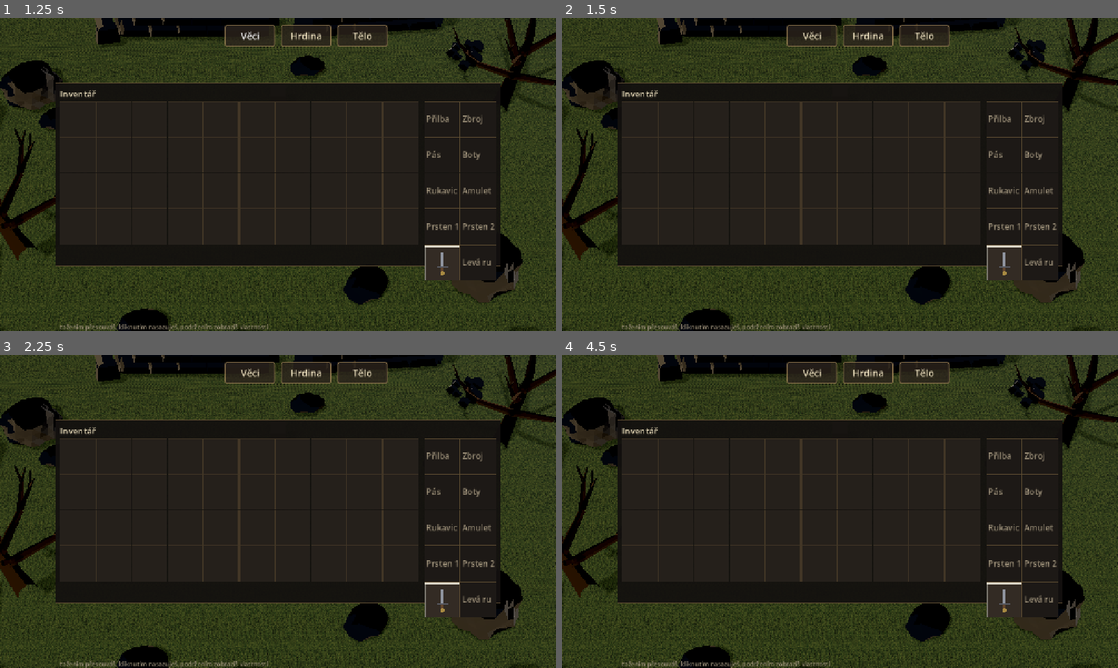
Above: before the commit, frames 1-4 (two rows, left to right).
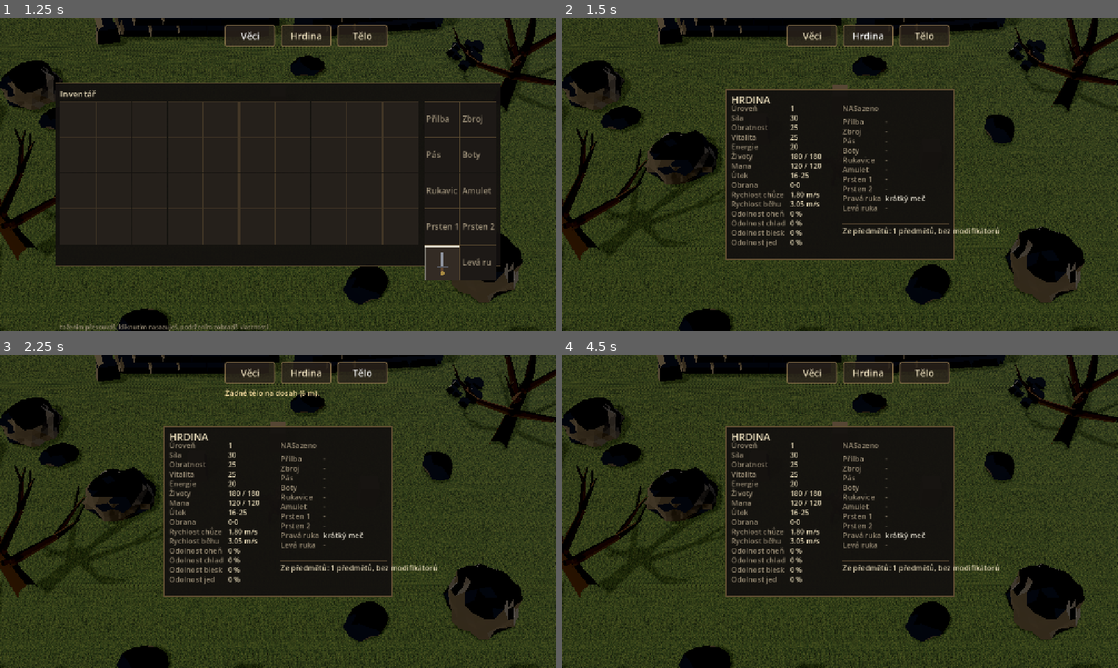
Above: after the commit, the same moments.

Repository: jankoznar94/dark-story
Game: Godot game, scene res://scenes/main.tscn
The game is run twice, just before and just after one commit, with the same random seed, the same clock (stepped at 60 frames per second) and the same inputs.
Inputs (mouse positions are in pixels of both pictures, inside the frame that each line leads up to):
- Up to frame 1 (1.25 s): click "Věci" at 0.5 s
- Up to frame 2 (1.5 s): click "Hrdina" at 1.25 s
- Up to frame 3 (2.25 s): click "Tělo" at 2 s
- Up to frame 4 (4.5 s): tap Enter at 2.75, 4.25 s; drag from (840, 511) to (895, 442) at 2.77 s; tap Space (attack) at 3.5 s; drag from (728, 527) to (812, 574) at 3.52 s; move the mouse to (895, 442) at 4.27 s; hold D (move_right) from 4.28 s (still down); tap 1 (potion) at 4.35 s; click (895, 442) at 4.42 s

Frame 1 is identical in both runs. In frame 2, 22% of the frame differs, in the area x 10-90%, y 4-100%; in frame 3, 22%; in frame 4, 22%.

Commit message:
Panely se daji zavrit: tlacitka nad panelem, zadny fullscreen z tapu do hry
Jan: "otevreni jakyhokoliv okna z horni nabidky zasekne hru". Zmereno v realnem
prohlizeci na nasazenem buildu: okno se OTEVRELO a pak uz neslo zavrit - druhy
klik na "Veci" se nikdy nedostal na tlacitko - a hra pritom normalne bezela dal
(fps se nemenilo). Odtud "zamrznuti": na obrazovce se neda nic delat.

Tri priciny, kazda merena:

1. Panel lezel NAD svym vlastnim zaviraciho tlacitkem. inventory_ui, stat_panel
   i loot_panel se do HUD pridavaji AZ PO tlacitkach a jsou to celoobrazovkove
   Controly s mouse_filter = STOP, takze spolkly tap, ktery je mel zavrit.
   _apply_panel_state() je proto pri otevrenem panelu vytahne navrch (move_child),
   takze na poradi pridavani nezalezi a novy panel to spravuje sam. Toast taky -
   "Zavri napred inventar" se kreslil POD panelem, takze i vysvetleni bylo neviditelne.

2. Prvni tap kdekoliv ve hre prepinal prohlizec do fullscreenu (web_shell.html
   poslouchal prvni pointerdown). Tap na "Hrdina" tim zmenil viewport, HUD se
   preskladal a tlacitka se posunula pod prstem. Odebranno - fullscreen zustava
   na viditelnem tlacitku, na iOS pres "Pridat na plochu".

3. inventory_ui si rect pocitalo az v _draw(); tap muze dorazit ve stejnem snimku,
   kdy se okno otevrelo (a v --headless se _draw nevola vubec). Nyni layout_now()
   pri otevreni, stejne jako to uz delal loot_panel.

Overeni:
- test_panels 65/65 PASS, vcetne nove sekce na Z-ORDER (index tlacitka > index
  panelu). Dokazano, ze umi selhat: s vracenym move_child padne ("stats_button 7,
  panel 17"). Sekce zaroven dokumentuje, ze push_input v --headless GUI eventy
  nedorucuje, takze se tvari jako fail instrumentu, ne hry.
- cely headless suite PASS (attack, controls, weapon, walk_retime, fight,
  wall_escape, autotarget, locomotion_slide, inventory, panels, scripts_load)
- novy tools/web_panel_click.py: realny prohlizec, klik na DOLNI cast tlacitka
  (kde panel hranici prekryva), meri tmavost stredu obrazovky a fps.
  Vysledek: Veci 0.769 -> 0.948 -> 0.770; Hrdina 0.769 -> 0.855 -> 0.770.
  Klika se na stred = falesne OK i na rozbity build, proto ta spodni cast.

Dve pasti, ktere staly tuhle session, zapsane v nastroji:
- Service worker servíruje STARY build: po exportu prohlizec dal bezel predchozi
  index.pck a vsechna mereni popisovala kod, ktery v repu neni. Nastroj proto
  vypina cache i service worker (Page.setBypassServiceWorker + setCacheDisabled).
- WebGL canvas se necte pres drawImage bez preserveDrawingBuffer (vraci prazdny
  buffer); jediny poctivy zdroj pixelu je CDP screenshot.

Diff:
--- a/scripts/hud.gd
+++ b/scripts/hud.gd
@@ -143,10 +143,17 @@
 	# swing at a monster.
 	inv_button = _square_button(INVENTORY_LABEL)
 	inv_button.name = "Btn_inventory"
-	inv_button.pressed.connect(func() -> void: _toggle_panel(1, false))
+	# A tap on the button is logged, because "the window will not close" and "the
+	# tap never reached the button" are the same report from a phone and they have
+	# completely different fixes. This is the one line that tells them apart.
+	inv_button.pressed.connect(func() -> void:
+		print("[panel] 'Věci' pressed -> open=%s" % str(_is_open(1)))
+		_toggle_panel(1, false))
 	stats_button = _square_button(STATS_LABEL)
 	stats_button.name = "Btn_stats"
-	stats_button.pressed.connect(func() -> void: _toggle_panel(2, false))
+	stats_button.pressed.connect(func() -> void:
+		print("[panel] 'Hrdina' pressed -> open=%s" % str(_is_open(2)))
+		_toggle_panel(2, false))
 	# The loot panel's button is wired by main.gd, because opening it needs to know
 	# which body is within reach - that is a world question, not a HUD one.
 	loot_button = _square_button(LOOT_LABEL)
@@ -381,6 +388,24 @@
 	_bars["e_fill"].visible = not p
 	enemy_label.visible = not p
 
+	# THE EXIT BUTTONS MUST BE ABOVE THE PANELS - being VISIBLE is not enough.
+	# A panel is a full-screen Control with `mouse_filter = STOP`, and main.gd
+	# adds all three of them to this layer AFTER these buttons were built, so the
+	# panel sat on top of its own exit and swallowed the tap that was meant to
+	# close it. Measured in the running web build: tapping "Věci" opened the bag,
+	# tapping it again changed nothing (the middle of the screen stayed 0.946 dark)
+	# and the only way out was gone - which reads as "the game froze". Raising them
+	# here keeps them on top whatever order anything is added in, and it self-heals
+	# for a panel added later.
+	var exits: Array[Button] = [inv_button, stats_button, loot_button]
+	for b in exits:
+		if b != null:
+			move_child(b, get_child_count() - 1)
+	# ...and the toast, for the same reason: "Zavři napřed inventář" was being drawn
+	# UNDER the panel, so even the explanation of the refusal was invisible.
+	if toast_label != null:
+		move_child(toast_label, get_child_count() - 1)
+
 
 ## Every panel closed at once. Used by ESC / the back gesture on a phone.
 func close_panels() -> void:
--- a/scripts/inventory_ui.gd
+++ b/scripts/inventory_ui.gd
@@ -104,6 +104,12 @@
 	_cancel_drag()
 	if not on:
 		_tooltip_item = null
+	# LAY OUT NOW, do not wait for `_draw`. This window is HIT-TESTED (a tap outside
+	# it closes it), and a tap can arrive on the frame it opened - and in a
+	# `--headless` run `_draw` is never called at all, so without this the panel's
+	# own rect was still (0,0,0,0) and every point read as "outside the window".
+	if on:
+		layout_now()
 	queue_redraw()
 
 
--- a/tools/test_panels.gd
+++ b/tools/test_panels.gd
@@ -281,6 +281,59 @@
 	await physics_frame
 	_ok("all panels closed", not hud.panel_open())
 
+	# --- THE EXIT IS ABOVE THE PANEL, and that is a Z-ORDER question, not a
+	# visibility one. Measured in the real web build (Sept 2026, Jan: "opening any
+	# window from the top menu freezes the game"): the bag opened on the first tap,
+	# the second tap on the SAME button changed nothing - the middle of the screen
+	# stayed 0.946 dark - because the panel is a full-screen Control with
+	# `mouse_filter = STOP` and main.gd adds the panels to this layer AFTER the
+	# buttons were built, so the panel sat over the button that closes it. The
+	# visible=true assertion above passed the whole time, which is exactly why this
+	# section checks the ORDER too.
+	hud.close_panels()
+	await physics_frame
+	hud._toggle_panel(2)
+	await physics_frame
+	var order_ok: bool = (bool(hud.stats_button.get_index() > hud.stat_panel.get_index())
+		and bool(hud.inv_button.get_index() > hud.stat_panel.get_index()))
+	_ok("the exit buttons sit ON TOP of the open panel (a tap can reach them)",
+		order_ok, "stats_button %d, panel %d, inv_button %d"
+		% [hud.stats_button.get_index(), hud.stat_panel.get_index(),
+			hud.inv_button.get_index()])
+	hud.close_panels()
+	await physics_frame
+	hud._toggle_panel(1)          # the bag, whose whole surface is hit-tested
+	await physics_frame
+	_ok("the exit buttons sit on top of the BAG too",
+		hud.inv_button.get_index() > hud.inventory_ui.get_index(),
+		"inv_button %d, bag %d" % [hud.inv_button.get_index(), hud.inventory_ui.get_index()])
+
+	# --- NOT TESTED HERE, and deliberately: whether a tap actually LANDS on the
+	# button. `Viewport.push_input()`, `Input.parse_input_event()` and
+	# `push_unhandled_input()` do NOT route GUI input in a `--headless` run -
+	# measured on a bare full-rect Control with mouse_filter STOP, right size and
+	# correct coordinates, which received nothing from all three. A push_input
+	# assertion here would fail for the instrument, not the game, so the honest
+	# headless check is the Z-ORDER above and the real acceptance is the browser
+	# run (tools/web_live_check.py + a CDP tap on the button).
+
+	# the world tap that opens a body must NOT reach main.gd's ray while a panel is
+	# up, or a tap meant for the window re-opens the body behind it.
+	var tap_y: float = hud.inv_button.position.y + hud.inv_button.size.y * 0.5
+	var before_bodies: int = main.loot.body_count()
+	var far_tap := InputEventScreenTouch.new()
+	far_tap.position = Vector2(4.0, tap_y)
+	far_tap.pressed = true
+	far_tap.index = 1
+	hud._toggle_panel(2)
+	await physics_frame
+	main._unhandled_input(far_tap)
+	await physics_frame
+	_ok("a world tap while a panel is up opens no body", main.loot.body_count() == before_bodies,
+		"%d -> %d" % [before_bodies, main.loot.body_count()])
+	hud.close_panels()
+	await physics_frame
+
 
 # ------------------------------------------------ 4. the body, not a ground item
 ## Async on purpose (it awaits physics frames) - and its caller awaits it, see _run.
Not shown, added: tools/probe_corpse_flow.gd.uid
Not shown, added: tools/probe_deployed_build.gd.uid
Not shown, added: tools/test_scripts_load.gd.uid
Not shown, added: tools/web_panel_click.py
Not shown, changed: web_shell.html
